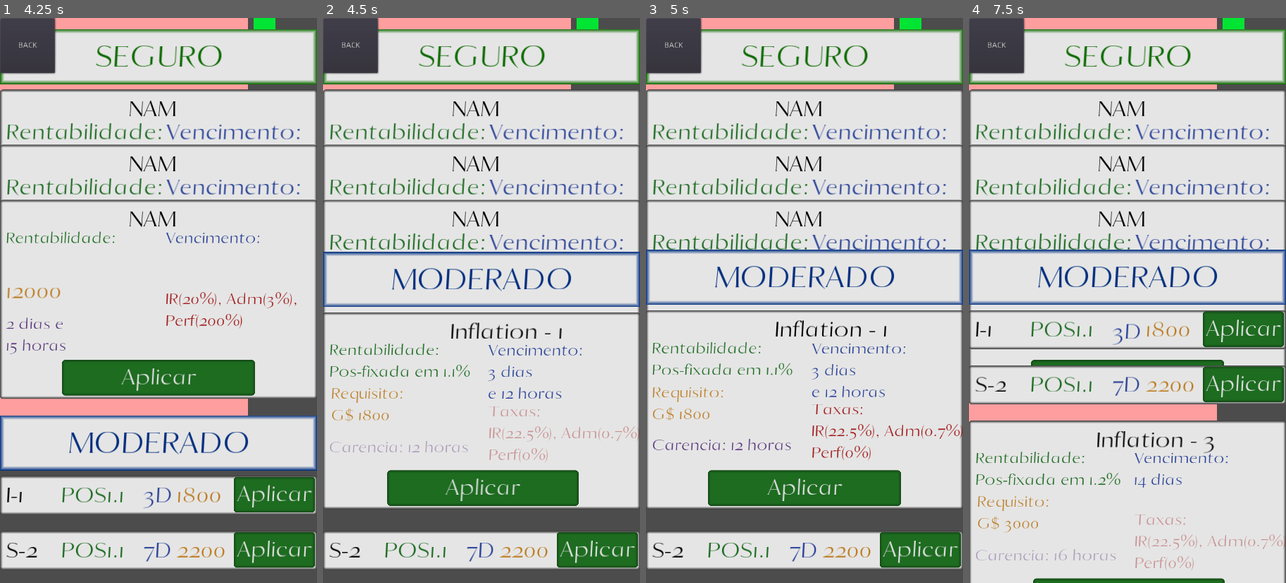
Above: before the commit, frames 1-4 (left to right).
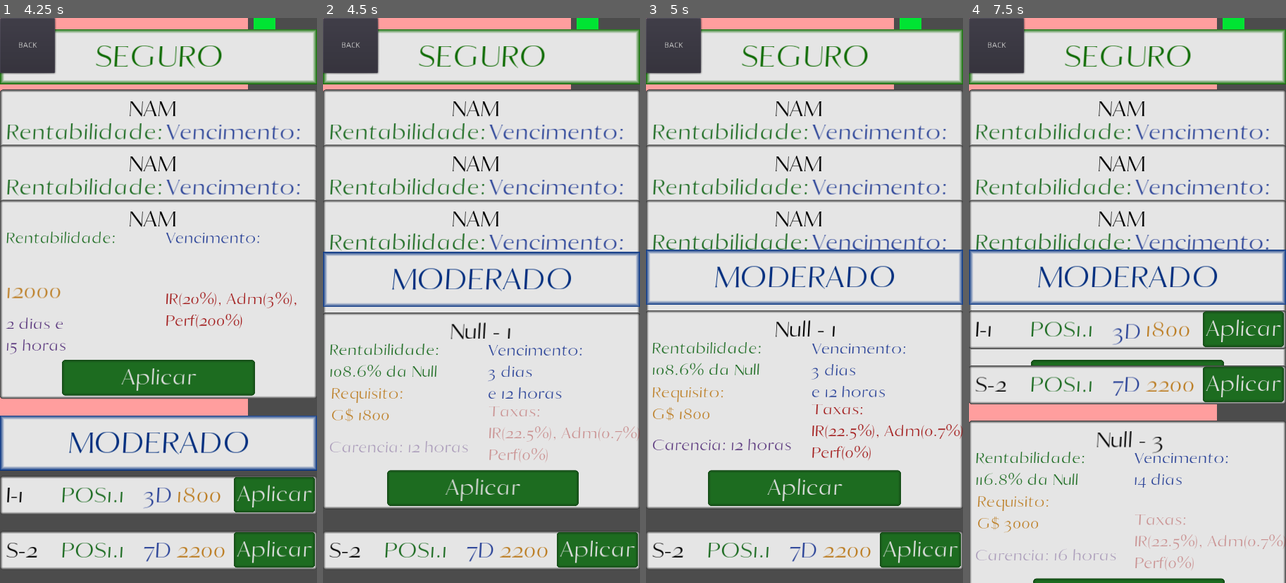
Above: after the commit, the same moments.

Repository: AndreMoukarzel/Grana-Preta
Game: Godot game, scene res://broker/Broker.tscn
The game is run twice, just before and just after one commit, with the same random seed, the same clock (stepped at 60 frames per second) and the same inputs. This scene is started directly instead of the project's main scene.
Inputs (mouse positions are in pixels of both pictures, inside the frame that each line leads up to):
- Up to frame 1 (4.25 s): click "Investir" at 0.5 s; click "NAM" at 1.25 s; click "Aplicar" at 2 s; click "NAM" at 2.75 s; click "NAM" at 3.5 s
- Up to frame 2 (4.5 s): click "I-1" at 4.25 s
- Up to frame 3 (5 s): no input
- Up to frame 4 (7.5 s): click (1127, 407) at 5 s, where only the run before the commit has a clickable "Inflation - 1"; click "S-2" at 5.75 s; click "Selic - 2" at 6.5 s; click "I-3" at 7.25 s

Frame 1 is identical in both runs. In frame 2, 0.7% of the frame differs, in the area x 2-76%, y 53-64%; in frame 3, 0.7%; in frame 4, 0.7%, in the area x 2-78%, y 73-83%.
Error before the commit: Invalid get index '99' (on base: 'Array'). (res://broker/bond/BondGenerator.gd:37)
Error after the commit: Invalid get index '99' (on base: 'Array'). (res://broker/bond/BondGenerator.gd:38)

Commit message:
Rentability and taxes tweaks
Closes #24

Diff:
--- a/broker/bond/Bond.gd
+++ b/broker/bond/Bond.gd
@@ -10,7 +10,8 @@
 
 var is_open = false
 var bond_name : String
-var rentability : float
+var display_rentability : float
+var rentability : float # How much the bond returns each 4 hours ( or each day, in case of provisioned bonds )
 var rentability_type : String # Pre, Pos index or Pos provisioned
 var expiration
 var min_investment : int
@@ -21,7 +22,7 @@
 
 func setup(bond_name : String, rentability : float, rentability_type : String, expiration : Array, min_investment : int, min_time : Array, taxes : Array, creation_time):
 	self.bond_name = bond_name
-	self.rentability = stepify(rentability, 0.1)
+	self.display_rentability = rentability
 	self.rentability_type = rentability_type
 	self.expiration = expiration
 	self.min_investment = min_investment
@@ -44,9 +45,9 @@
 func resume_info():
 	$Rentability.rect_scale = Vector2(1, 1)
 	if rentability_type == "Pre-fixada":
-		$Rentability.text = str("PRE", rentability)
+		$Rentability.text = str("PRE", stepify(display_rentability, 0.1))
 	elif rentability_type == "Pos-fixada":
-		$Rentability.text = str("POS", rentability)
+		$Rentability.text = str("POS", stepify(display_rentability, 0.1))
 		$Name.text = bond_name
 
 
@@ -64,14 +65,17 @@
 	$Rentability.rect_scale = Vector2(.7, .7)
 	$Rentability.text = "Rentabilidade:\n"
 	if rentability_type == "Pre-fixada":
-		$Rentability.text += str("Pre-fixada em ", rentability , "%")
+		$Rentability.text += str("Pre-fixada em ", stepify(display_rentability, 0.1) , "%")
 	elif rentability_type == "Pos-fixada":
-		$Rentability.text += str("Pos-fixada em ", rentability , "%")
+		var index_name
 		var name_split = bond_name.split("-")
+
 		if name_split[0] == "S":
-			$Name.text = str("Selic - ", name_split[1])
+			index_name = "Selic"
 		elif name_split[0] == "I":
-			$Name.text = str("Inflation - ", name_split[1])
+			index_name == "Inflação"
+		$Rentability.text += str(stepify(display_rentability * 100, 0.1) , "% da ", index_name)
+		$Name.text = str(index_name, " - ", name_split[1])
 
 	$Expiration.rect_scale = Vector2(.7, .7)
 	$Expiration.text = "Vencimento:\n"
--- a/broker/bond/BondGenerator.gd
+++ b/broker/bond/BondGenerator.gd
@@ -26,9 +26,10 @@
 	var avg = 0
 	var index = Save.inflation_last100
 
+	if bond_name == "LCI" or bond_name == "LCA":
+		taxes[0] = 0
 	if index_name == "Selic":
 		index = Save.selic_last100
-
 	if expiration[1] > 23: # Correct expiration
 		expiration[1] -= 24
 		expiration[0] += 1
@@ -36,7 +37,7 @@
 	for i in range(expiration[0]): # Calculate index tendencies
 		avg += index[99 - i] - index[98 - i]
 	avg /= expiration[0]
-	rentability = index[99] + avg + rand_range(-2.0, 2.0) + ((min_time[0] * 24) + min_time[1]) * 0.1
+	rentability = index[99] + avg + rand_range(-2.0, 2.0) + ((min_time[0] * 24) + min_time[1]) * 0.06
 	Bond.setup(bond_name, rentability, "Pre-fixada", expiration, min_investment, min_time, taxes, OS.get_datetime())
 
 
